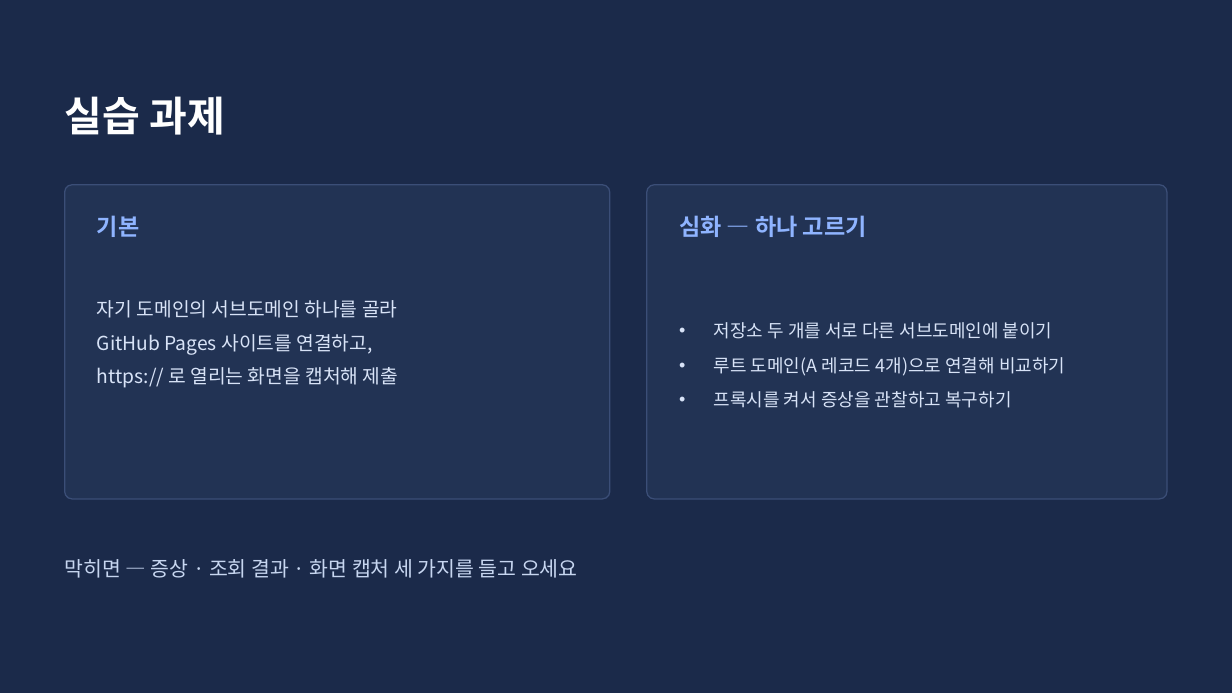
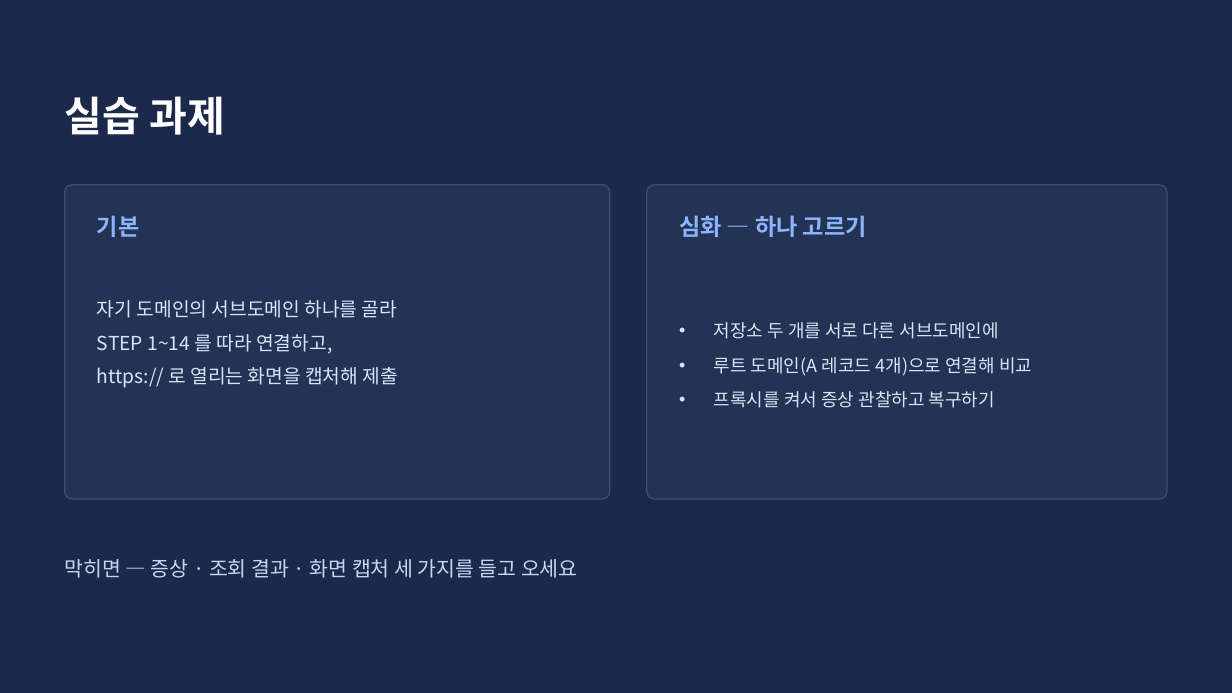
Before and after one commit to jungaistar/lms, a slide deck: slide 27 of docs/lecture/pages-domain/GitHub-Pages-도메인연결-강의슬라이드.pptx (slide 20 before the commit). Drawn at 1232x693 pixels with LibreOffice and Linux fonts; fonts in the diff are those of the drawing. Boxes give left, top, right and bottom in pixels: in the first picture for what was removed or moved away, otherwise in the second. Text is boxed around its words. In the diff, an @@ line names an element or a change of style, - is before the commit and + after.

```diff
--- a/docs/lecture/pages-domain/GitHub-Pages-도메인연결-강의슬라이드.pptx
+++ b/docs/lecture/pages-domain/GitHub-Pages-도메인연결-강의슬라이드.pptx
@@ text at (x1=714, y1=322, x2=1032, y2=408): text changed @@
-• 저장소 두 개를 서로 다른 서브도메인에 붙이기
-• 루트 도메인(A 레코드 4개)으로 연결해 비교하기
-• 프록시를 켜서 증상을 관찰하고 복구하기
+• 저장소 두 개를 서로 다른 서브도메인에
+• 루트 도메인(A 레코드 4개)으로 연결해 비교
+• 프록시를 켜서 증상 관찰하고 복구하기
@@ text at (x1=97, y1=334, x2=332, y2=354): text changed @@
-GitHub Pages 사이트를 연결하고,
+STEP 1~14 를 따라 연결하고,
```
Also in this commit, not shown: 13 other slides changed, 13 slides added, 6 slides removed, 50 other files.
